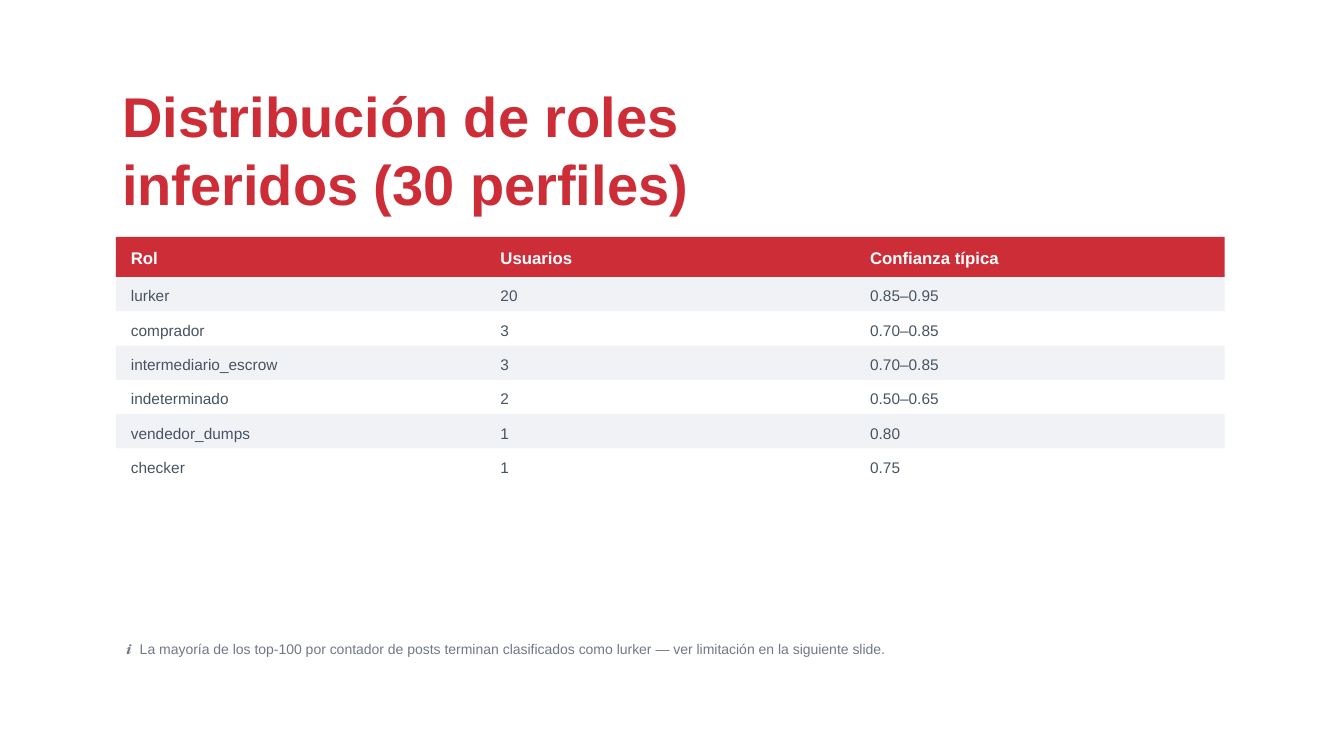
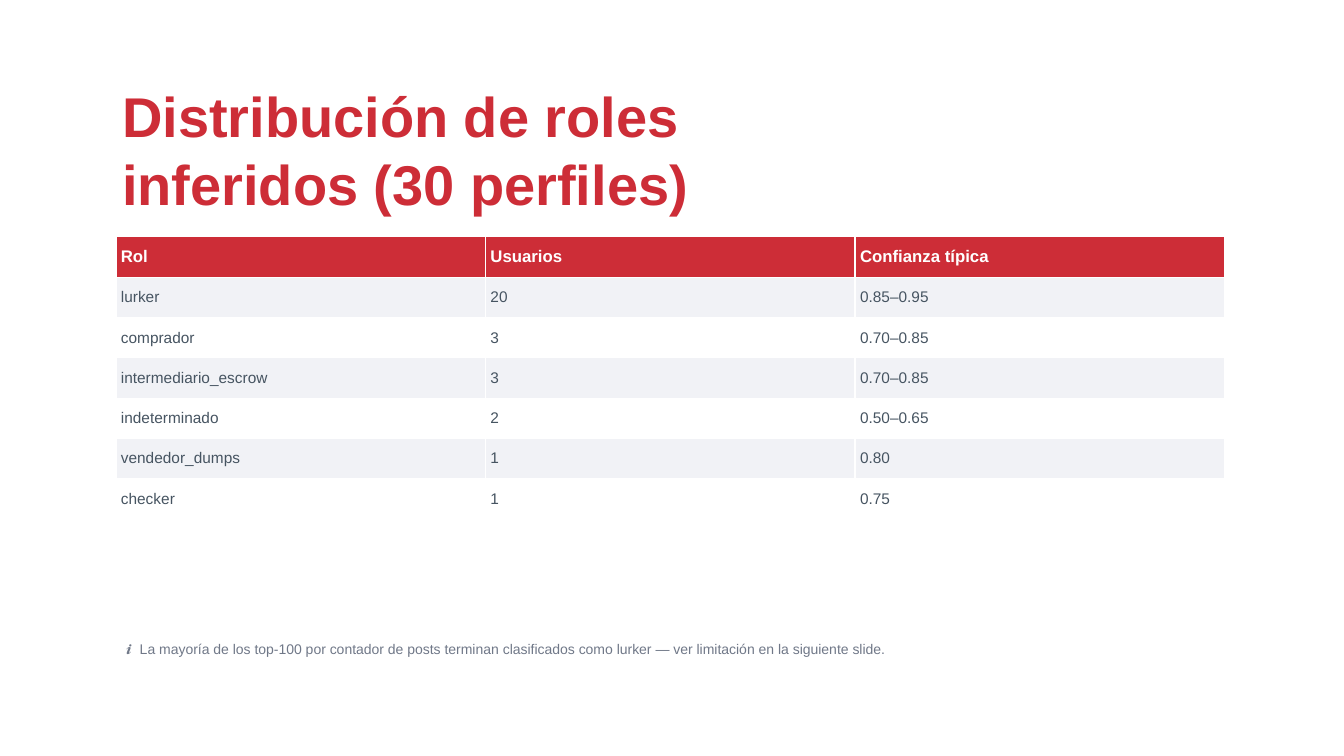
Before and after one commit to drj3ky11/FearOfTheDark, a slide deck: slide 17 of CardingForums/csbc26_caso_cardingforums.pptx. Drawn at 1344x756 pixels with LibreOffice and Linux fonts; fonts in the diff are those of the drawing; background and template pictures are left out. Boxes give left, top, right and bottom in pixels: in the first picture for what was removed or moved away, otherwise in the second. Text is boxed around its words. In the diff, an @@ line names an element or a change of style, - is before the commit and + after.

Commit message:
feat: use native PowerPoint tables instead of hand-drawn rectangles
Switch table_slide to graphic-frame tables (add_table) so column widths
and row heights can be adjusted directly in PowerPoint/LibreOffice, and
let the app handle text wrapping instead of a manual row-height estimate.

```diff
--- a/CardingForums/csbc26_caso_cardingforums.pptx
+++ b/CardingForums/csbc26_caso_cardingforums.pptx
@@ rectangle removed at <box>116,237,1225,277</box> @@
@@ table added at <box>116,237,1226,519</box>, 7 rows, 3 columns @@
+Rol | Usuarios | Confianza típica
+lurker | 20 | 0.85–0.95
+comprador | 3 | 0.70–0.85
+intermediario_escrow | 3 | 0.70–0.85
+indeterminado | 2 | 0.50–0.65
+vendedor_dumps | 1 | 0.80
+checker | 1 | 0.75
@@ text removed at <box>131,252,158,264</box> @@
-Rol
@@ text removed at <box>500,252,572,264</box> @@
-Usuarios
@@ text removed at <box>870,251,999,268</box> @@
-Confianza típica
@@ rectangle removed at <box>116,277,1225,312</box> @@
@@ text removed at <box>131,290,170,301</box> @@
-lurker
@@ text removed at <box>500,290,517,301</box> @@
-20
@@ text removed at <box>870,290,939,301</box> @@
-0.85–0.95
@@ rectangle removed at <box>116,312,1225,346</box> @@
@@ text removed at <box>131,325,205,339</box> @@
-comprador
@@ text removed at <box>500,325,509,336</box> @@
-3
@@ text removed at <box>870,325,939,336</box> @@
-0.70–0.85
@@ rectangle removed at <box>116,346,1225,380</box> @@
@@ text removed at <box>131,359,278,373</box> @@
-intermediario_escrow
@@ text removed at <box>500,359,509,370</box> @@
-3
@@ text removed at <box>870,359,939,370</box> @@
-0.70–0.85
@@ rectangle removed at <box>116,380,1225,414</box> @@
@@ rectangle removed at <box>116,414,1225,449</box> @@
@@ text removed at <box>131,393,229,404</box> @@
-indeterminado
@@ text removed at <box>500,393,509,404</box> @@
-2
@@ text removed at <box>870,393,939,404</box> @@
-0.50–0.65
@@ rectangle removed at <box>116,449,1225,483</box> @@
@@ text removed at <box>131,428,250,442</box> @@
-vendedor_dumps
@@ text removed at <box>500,428,509,439</box> @@
-1
@@ text removed at <box>870,428,900,439</box> @@
-0.80
@@ text removed at <box>131,462,185,473</box> @@
-checker
@@ text removed at <box>500,462,509,473</box> @@
-1
@@ text removed at <box>870,462,900,473</box> @@
-0.75
```
Also in this commit, not shown: 1 other slide changed, 7 other files.
